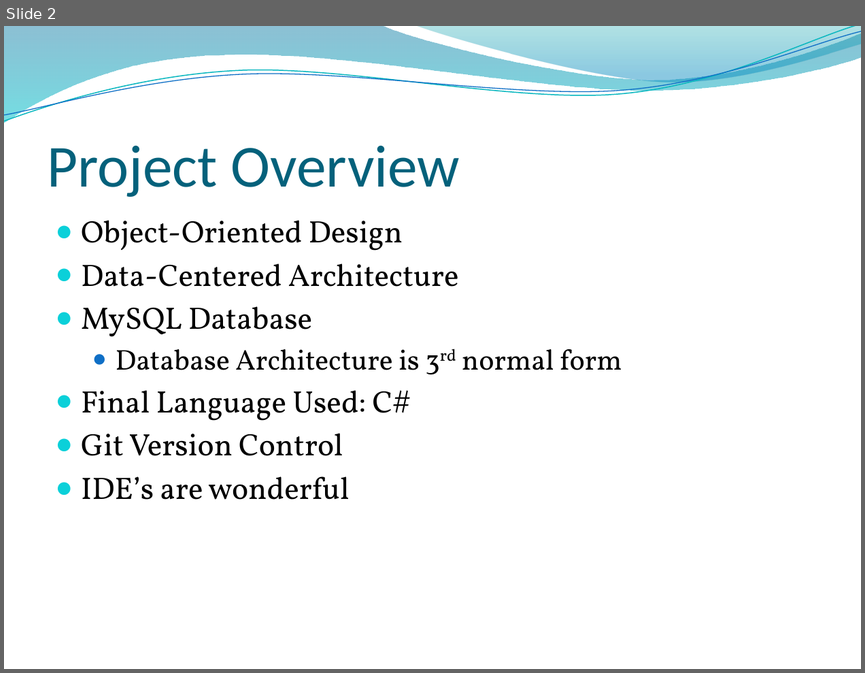
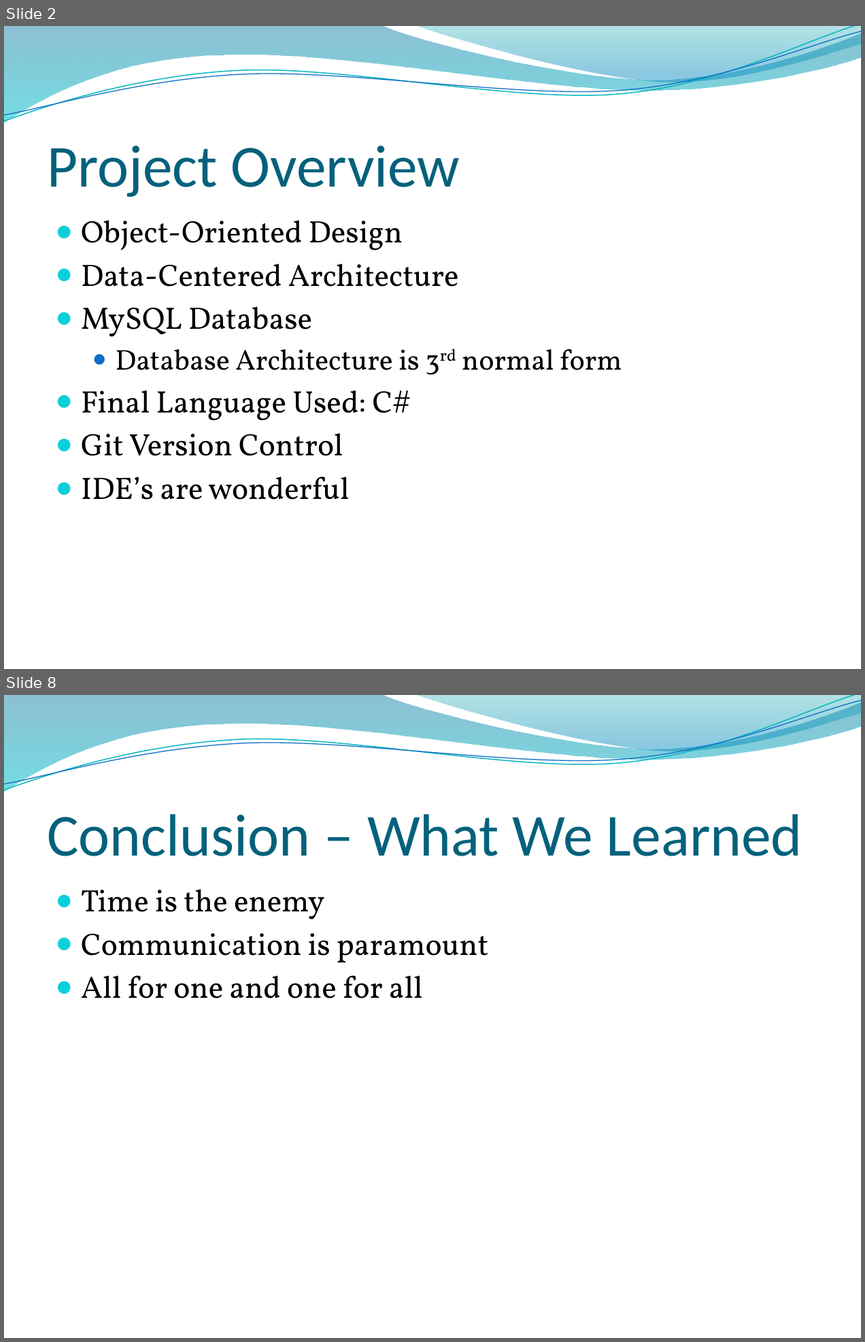
Before and after one commit to bubber11/JiTU-CS, a slide deck: Phase III Presentation.pptx. Shown one above the other, each under a label of ours: slide 2 before the commit, slides 2 and 8 after it; the slides between them are not shown. The pictures are 865x673 and 865x1342 pixels, drawn with LibreOffice and Linux fonts; fonts in the diff are those of the drawing; background and template pictures are left out. Boxes give left, top, right and bottom in pixels: in the first picture for what was removed or moved away, otherwise in the second. Text is boxed around its words. In the diff, an @@ line names an element or a change of style, - is before the commit and + after.

```diff
--- a/Phase III Presentation.pptx
+++ b/Phase III Presentation.pptx
@@ slide 8 added at bbox=[4, 695, 861, 1338], background picture (left out); not listed: 4 template elements that a slide beside it also shows @@
@@ title added at bbox=[47, 814, 802, 856], 50 pt, text #04617B @@
+Conclusion – What We Learned
@@ text added at bbox=[81, 889, 489, 998], 26 pt, text #000000 @@
+● Time is the enemy
+● Communication is paramount
+● All for one and one for all
```
Also in this commit, not shown: 4 slides changed, 2 other slides added, 1 slide removed.
